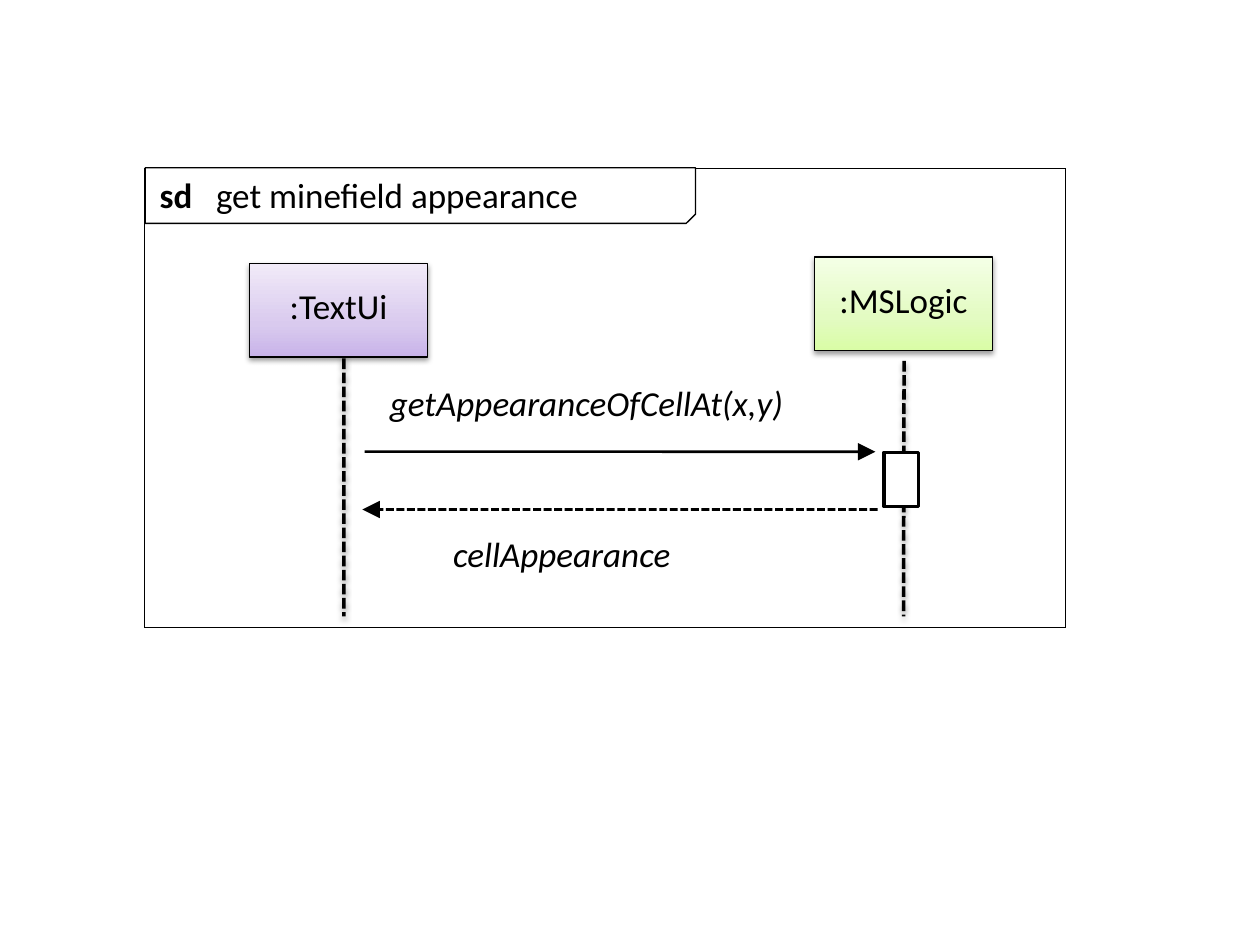
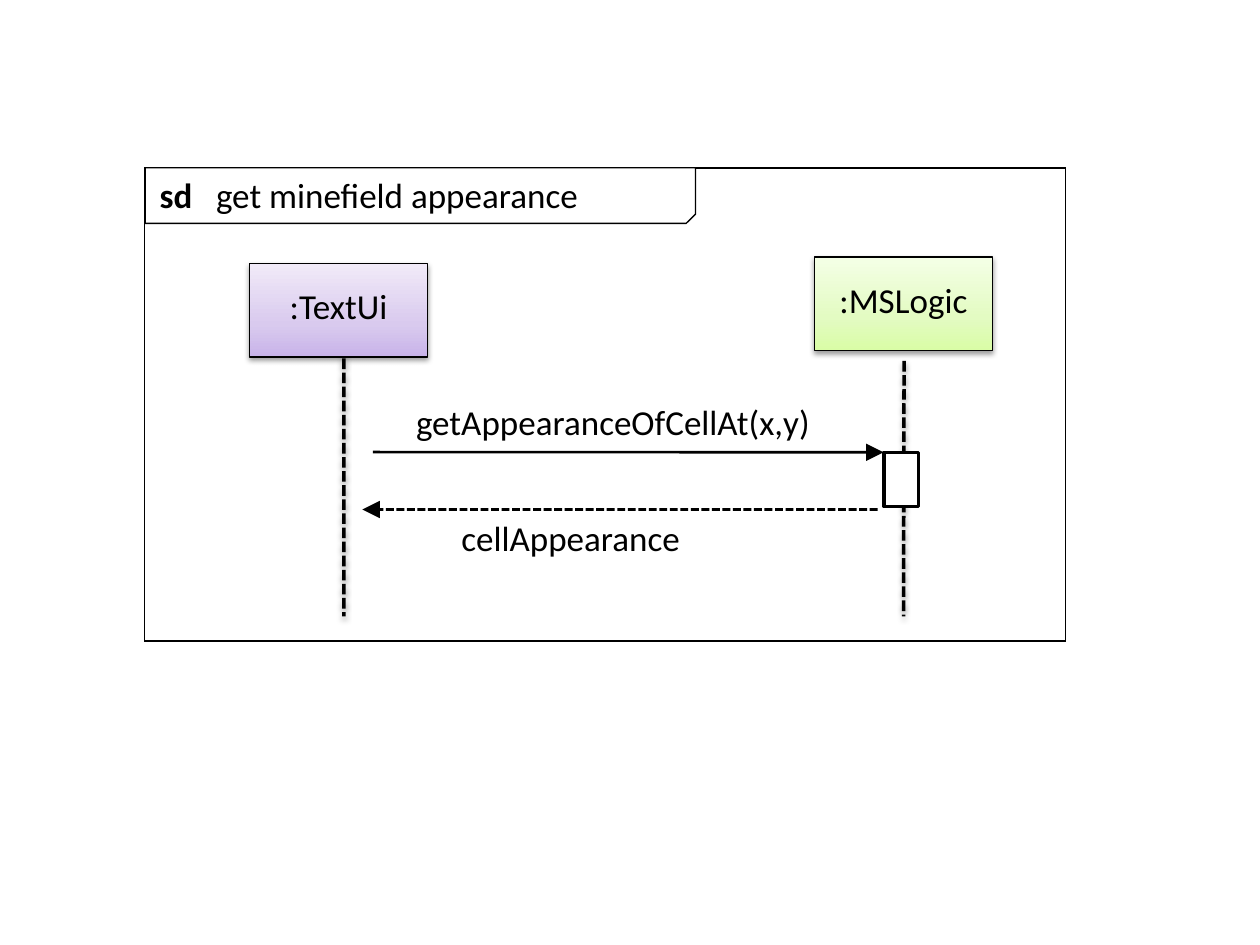
Before and after one commit to se-edu/se-book, a slide deck: slide 1 of diagrams/uml/sequenceDiagrams/referenceFrames/textLogic.pptx. Drawn at 1260x945 pixels with LibreOffice and Linux fonts; fonts in the diff are those of the drawing. Boxes give left, top, right and bottom in pixels: in the first picture for what was removed or moved away, otherwise in the second. Text is boxed around its words. In the diff, an @@ line names an element or a change of style, - is before the commit and + after.

```diff
--- a/diagrams/uml/sequenceDiagrams/referenceFrames/textLogic.pptx
+++ b/diagrams/uml/sequenceDiagrams/referenceFrames/textLogic.pptx
@@ rectangle: place and size @@
-rectangle at [145,168,1066,626]
+rectangle at [145,168,1066,640]
@@ text "getAppearanceOfCellAt(x,y)" at [416,409,810,441]: italic off @@
@@ text "getAppearanceOfCellAt(x,y)": place and size @@
-text "getAppearanceOfCellAt(x,y)" at [390,390,783,422]
+text "getAppearanceOfCellAt(x,y)" at [416,409,810,441]
@@ arrow moved from (364, 451) - (876, 452) to (373, 452) - (883, 452) @@
@@ text "cellAppearance": place and size @@
-text "cellAppearance" at [453,542,670,573]
+text "cellAppearance" at [461,526,679,557]
@@ text "cellAppearance" at [461,526,679,557]: italic off @@
```
Also in this commit, not shown: 24 other files.
